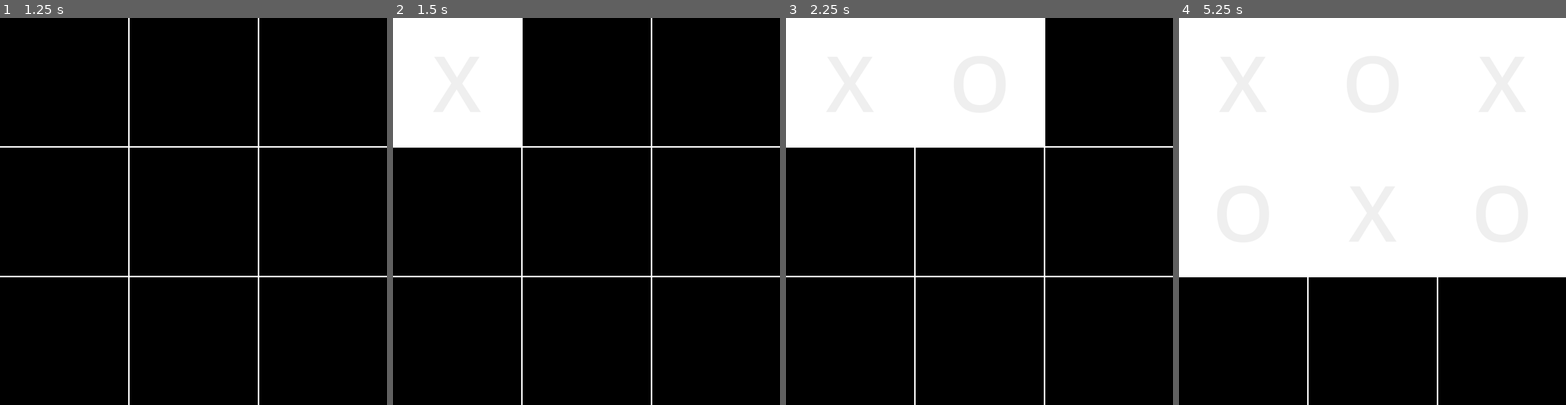
Above: before the commit, frames 1-4 (left to right).
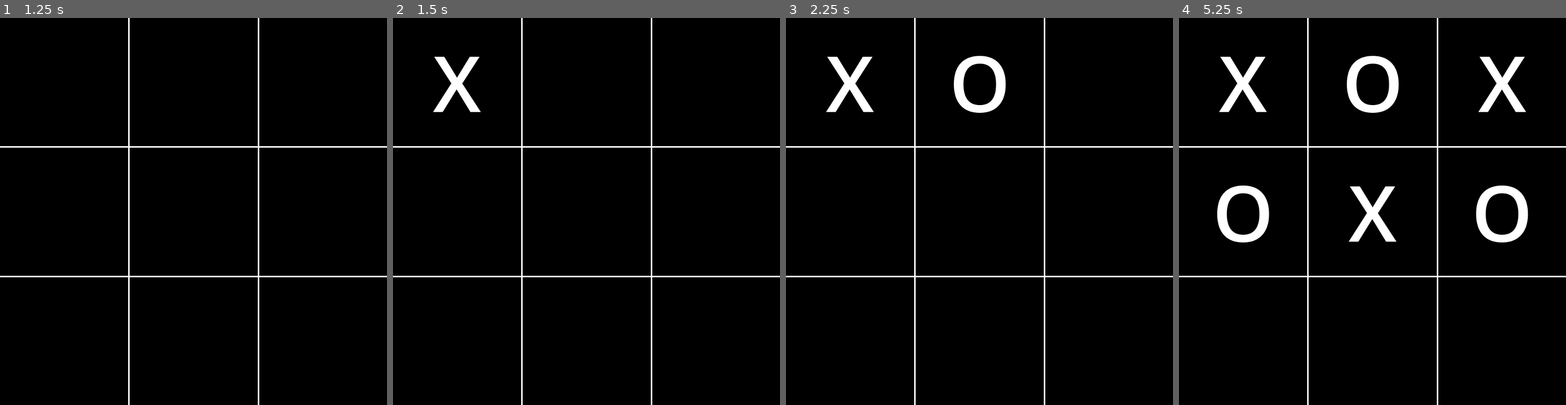
Above: after the commit, the same moments.

Repository: Vorgenstad/tic-tac-toe
Game: Godot game, scene res://scenes/main.tscn
The game is run twice, just before and just after one commit, with the same random seed, the same clock (stepped at 60 frames per second) and the same inputs.
Inputs (mouse positions are in pixels of both pictures, inside the frame that each line leads up to):
- Up to frame 1 (1.25 s): click "Play" at 0.5 s
- Up to frame 2 (1.5 s): click (458, 83) at 1.25 s
- Up to frame 3 (2.25 s): click (979, 83) at 2 s
- Up to frame 4 (5.25 s): click (1504, 83) at 2.75 s; click (1244, 211) at 3.5 s; click (1372, 211) at 4.25 s; click (1504, 211) at 5 s

Frame 1 is identical in both runs. In frame 2, 10% of the frame differs, in the area x 0-34%, y 0-34%; in frame 3, 20%; in frame 4, 61%, in the area x 0-100%, y 0-67%.

Commit message:
Styled cells

Diff:
--- a/scenes/cell.tscn
+++ b/scenes/cell.tscn
@@ -1,9 +1,15 @@
-[gd_scene load_steps=4 format=3 uid="uid://ci5e8ms1dgg2d"]
+[gd_scene load_steps=6 format=3 uid="uid://ci5e8ms1dgg2d"]
 
 [ext_resource type="Script" path="res://scripts/cell.gd" id="1_la51s"]
 
+[sub_resource type="StyleBoxFlat" id="StyleBoxFlat_hfm15"]
+bg_color = Color(0, 0, 0, 1)
+
 [sub_resource type="StyleBoxFlat" id="StyleBoxFlat_hvogg"]
 bg_color = Color(0.106237, 0.106237, 0.106237, 1)
+
+[sub_resource type="StyleBoxFlat" id="StyleBoxFlat_fl0pn"]
+bg_color = Color(0, 0, 0, 1)
 
 [sub_resource type="StyleBoxFlat" id="StyleBoxFlat_lo78o"]
 bg_color = Color(0, 0, 0, 1)
@@ -16,7 +22,10 @@
 grow_vertical = 2
 size_flags_horizontal = 3
 size_flags_vertical = 3
+theme_override_colors/font_disabled_color = Color(1, 1, 1, 1)
 theme_override_font_sizes/font_size = 200
+theme_override_styles/disabled = SubResource("StyleBoxFlat_hfm15")
 theme_override_styles/hover = SubResource("StyleBoxFlat_hvogg")
+theme_override_styles/pressed = SubResource("StyleBoxFlat_fl0pn")
 theme_override_styles/normal = SubResource("StyleBoxFlat_lo78o")
 script = ExtResource("1_la51s")
